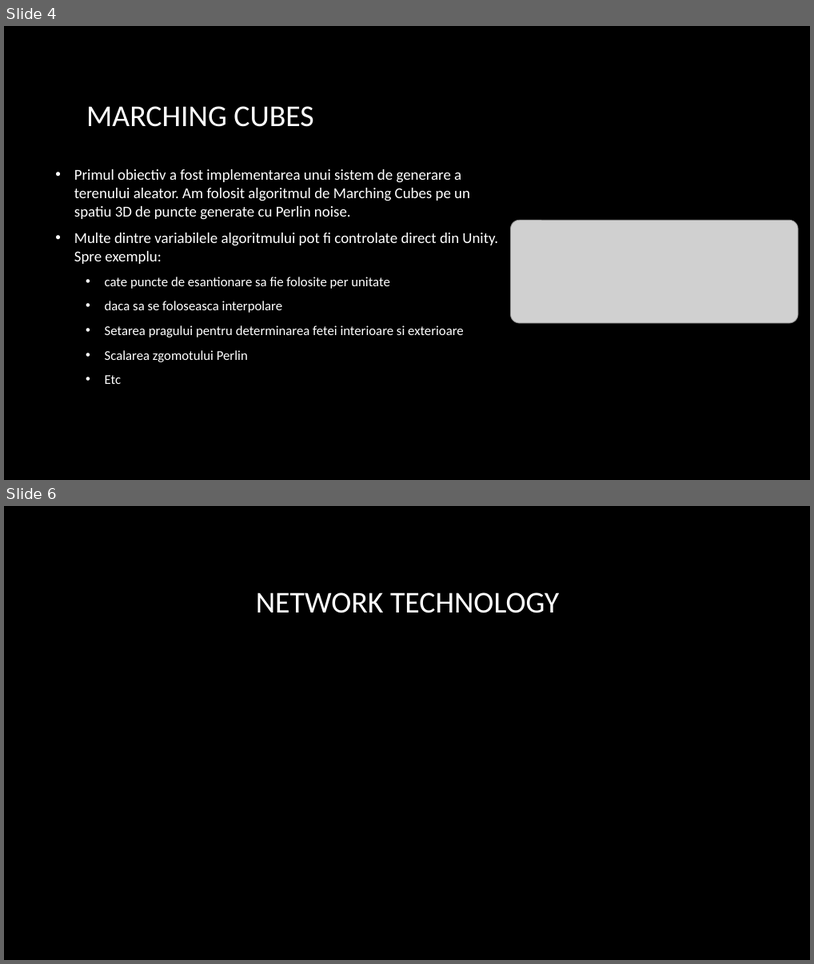
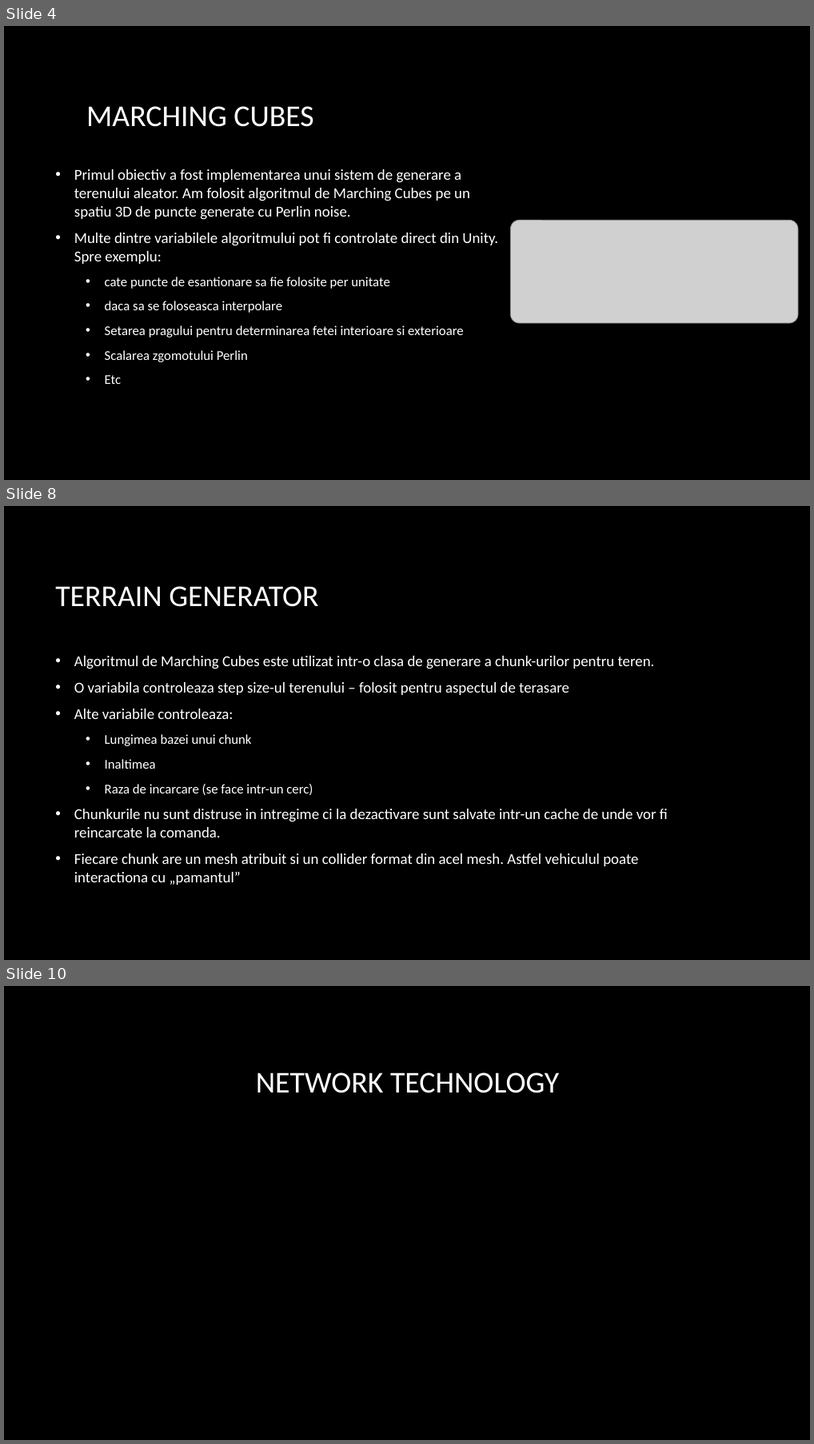
Before and after one commit to AntonVonDelta/ProiectPAS, a slide deck: Prezentare/OceanExploration.pptx. Shown one above the other, each under a label of ours: slides 4 and 6 before the commit, slides 4, 8 and 10 after it; the slides between them are not shown. The pictures are 814x964 and 814x1444 pixels, drawn with LibreOffice and Linux fonts; fonts in the diff are those of the drawing; grey boxes stand for pictures; background and template pictures are left out. Boxes give left, top, right and bottom in pixels: in the first picture for what was removed or moved away, otherwise in the second. Text is boxed around its words. In the diff, an @@ line names an element or a change of style, - is before the commit and + after.

```diff
--- a/Prezentare/OceanExploration.pptx
+++ b/Prezentare/OceanExploration.pptx
@@ slide 8 added at (4,506,810,960), background picture (left out) @@
@@ title added at (55,586,318,607), 36 pt, text #FFFFFF @@
+TERRAIN GENERATOR
@@ text added at (74,656,668,884), 18 pt, text #FFFFFF @@
+• Algoritmul de Marching Cubes este utilizat intr-o clasa de generare a chunk-urilor pentru teren.
+• O variabila controleaza step size-ul terenului – folosit pentru aspectul de terasare
+• Alte variabile controleaza:
+  • Lungimea bazei unui chunk
+  • Inaltimea
+  • Raza de incarcare (se face intr-un cerc)
+• Chunkurile nu sunt distruse in intregime ci la dezactivare sunt salvate intr-un cache de unde vor fi reincarcate la comanda.
+• Fiecare chunk are un mesh atribuit si un collider format din acel mesh. Astfel vehiculul poate interactiona cu „pamantul”
@@ what was slide 6 is now slide 10 @@
```
Also in this commit, not shown: 1 slide changed, 3 other slides added, 2 other files.
